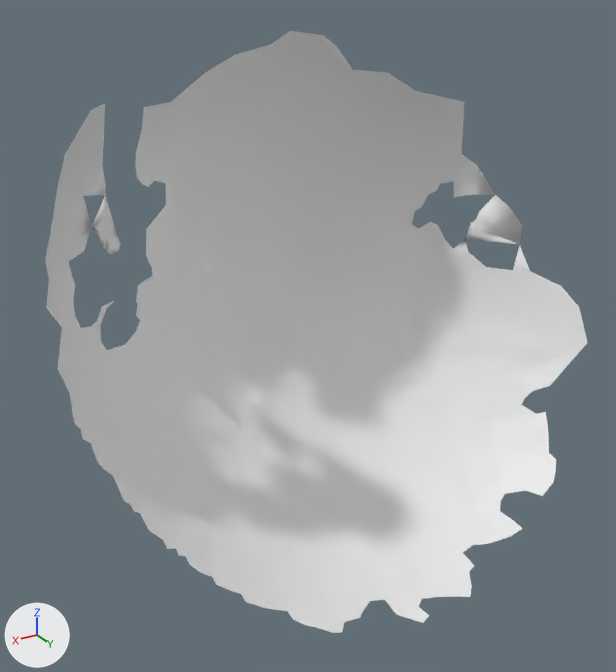
What one commit did to the OBJ model res/final/onecam_fullvolume/05/cleanedup/FullVolium.000216.obj.
Camera for both pictures: a 50 mm lens placed at (56.4, -604.8, 12.3), pointed at (-39.9, -765.3, -67.9). The lights are fixed; the arrows at lower left show +X, +Y and +Z. Where no turn or scale is listed for an object, it has been applied to the vertices.

The first picture shows 'FullVolium.000216'.
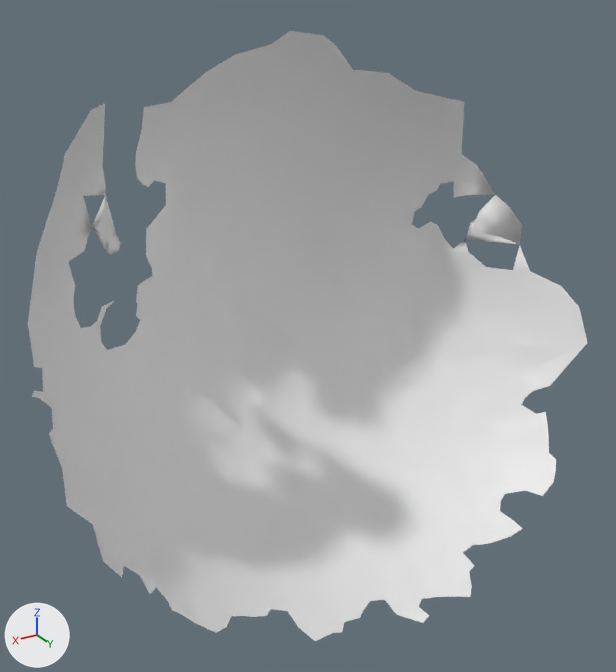
What differs and where, as boxes [x1, y1, x2, y2] in the pictures (616 x 672 px):
'FullVolium.000216', reshaped: before [45, 31, 587, 633]; after [28, 31, 587, 641]
part 1 of me_fullvolium_000216, added: after [28, 190, 332, 641]

The change in detail:
me_fullvolium_000216 is used by ob_fullvolium_000216; location (0.0, 0.0, 0.0).
me_fullvolium_000216 had 3250 vertices, 6322 faces and spanned x -115.9..19.9, y -799.7..-728.0, z -130.9..-0.3.
me_fullvolium_000216 now has 3466 vertices, 6765 faces and spans x -115.9..27.4, y -799.7..-728.0, z -130.9..-0.3.
Part 1, on me_fullvolium_000216:
216 vertices are added at x -22.4..27.4, y -764.6..-733.1, z -127.3..-35.3.
443 new faces join them.
